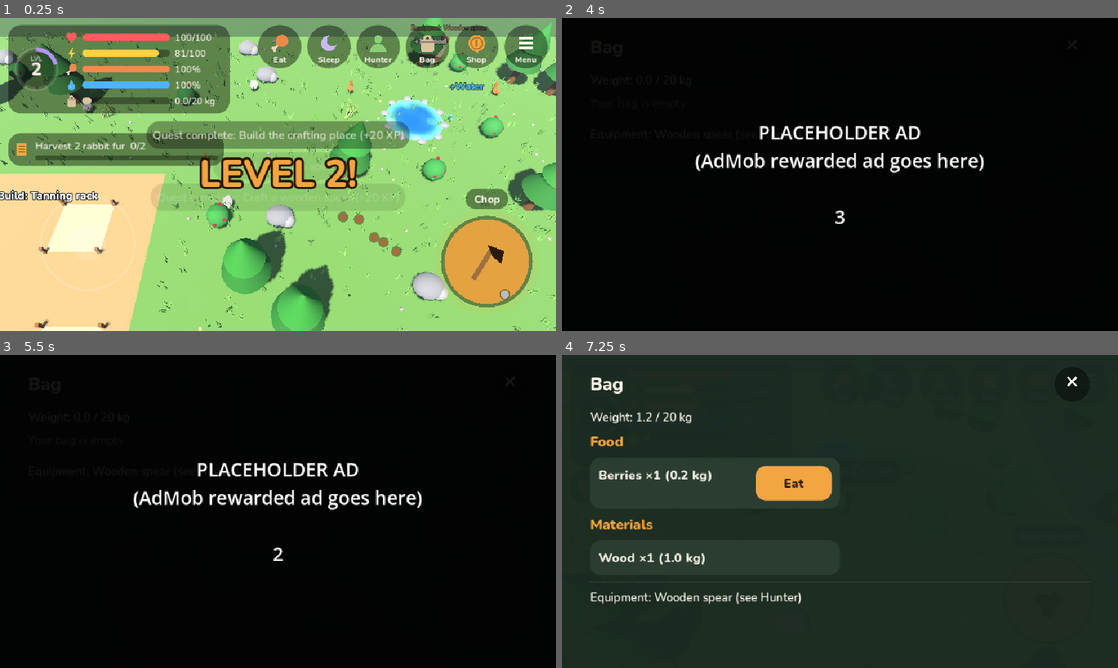
Above: before the commit, frames 1-4 (two rows, left to right).
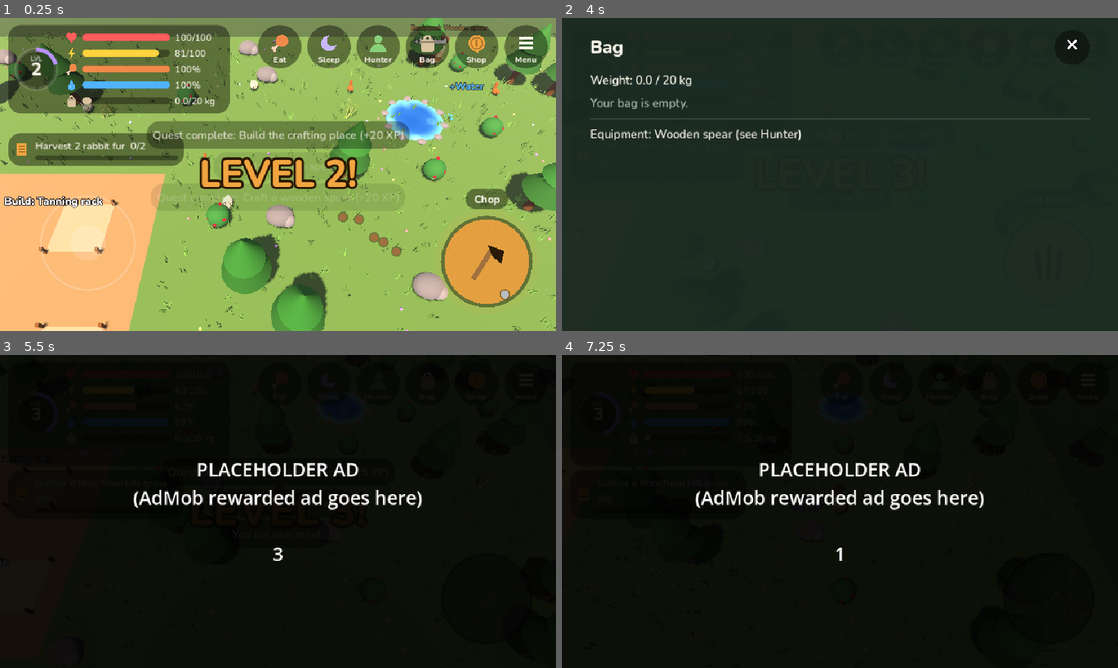
Above: after the commit, the same moments.

Repository: kallistesoft/huntingGame
Game: Godot game, scene res://tests/smoke_test.tscn
Same seed, same stepped clock (60 frames per second), same inputs: the game is played once before the commit and once after it. This scene is started directly instead of the project's main scene.
Inputs (mouse positions are in pixels of both pictures, inside the frame that each line leads up to):
- Up to frame 1 (0.25 s): no input
- Up to frame 2 (4 s): click (840, 46) at 0.5 s; click (890, 46) at 1.25 s; click (890, 46) at 2 s; click (940, 46) at 2.77 s; click (990, 46) at 3.52 s
- Up to frame 3 (5.5 s): click (478, 383) at 4.27 s; click (528, 383) at 5.02 s
- Up to frame 4 (7.25 s): tap Enter at 5.75 s; move the mouse to (962, 495) at 5.77 s; hold D 5.78-6.5 s; tap E at 5.85 s; click (962, 495) at 5.92 s; tap Space at 6.02, 6.32 s; click (795, 483) at 6.5 s, where only the run before the commit has a clickable "Eat"

The runs differ from the first frame. In frame 1, 66% of the frame differs, in the area x 0-100%, y 0-100%; in frame 2, 99%; in frame 3, less than 0.1%; in frame 4, 99%.

Commit message:
Feel pass: sounds, day/night cycle, trees fade in front of the hunter, HUD layout
- Ten placeholder sound effects synthesised by tools/gen_sounds.py (stdlib
  only) into assets/sounds; a pooled Sfx autoload plays them from the fx
  hooks, buttons, level-ups, damage and eating. Menu toggle, saved.
- A 12-minute day/night cycle driven by the clock: sun angle, sky, ambient
  and fog blend between dawn, noon, dusk and night; night stays readable.
  Dev menu button moves the clock forward.
- Trees and tall grass standing between the camera and the hunter turn
  see-through (GeometryInstance3D.transparency, smoothed).
- Quest and pinned cards are narrower with wrapping text and station
  labels sit lower, so the House label no longer hides under the HUD.
- Smoke test: sounds load, daylight stays lit at every phase, dev clock
  offset reaches night, a tree in front of the hunter fades and recovers.

Co-Authored-By: Claude Fable 5.1 <noreply@anthropic.com>

Diff:
--- a/project.godot
+++ b/project.godot
@@ -21,6 +21,7 @@
 AdService="*res://scripts/autoload/ad_service.gd"
 StoreService="*res://scripts/autoload/store_service.gd"
 Game="*res://scripts/autoload/game_state.gd"
+Sfx="*res://scripts/autoload/sfx.gd"
 
 [display]
 
--- a/scripts/autoload/game_state.gd
+++ b/scripts/autoload/game_state.gd
@@ -41,6 +41,8 @@
 var player_position := Vector2.ZERO
 var has_player_position := false
 var visited_zones := [] # zone ids the hunter has set foot in
+var sounds_on := true
+var time_offset := 0.0 # dev: shifts the day/night clock (not saved)
 var pinned_recipe := "" # recipe followed on the HUD, or ""
 var seen_recipes := [] # recipe ids the player has seen unlocked (for the NEW badge)
 
@@ -352,6 +354,7 @@
 		return
 	amount *= 1.0 - gear_stat("body", "armor", 0.0)
 	notify("%s -%d health" % [source, amount])
+	Sfx.play("hurt")
 	_lose_health(amount)
 
 
@@ -542,6 +545,7 @@
 		notify("You eat %s: +%d health." % [Data.item_name(id).to_lower(), item["heal"]])
 	else:
 		notify("You eat %s." % Data.item_name(id).to_lower())
+	Sfx.play("eat")
 	changed.emit()
 
 
@@ -972,6 +976,7 @@
 	pinned_recipe = ""
 	seen_recipes = []
 	visited_zones = [Data.ZONES[0]["id"]]
+	sounds_on = true
 
 
 func save_game() -> void:
@@ -988,6 +993,7 @@
 		"bosses_defeated": bosses_defeated, "demo_done": demo_done,
 		"player_position": [player_position.x, player_position.y],
 		"pinned_recipe": pinned_recipe, "seen_recipes": seen_recipes, "visited_zones": visited_zones,
+		"sounds_on": sounds_on,
 	}
 	var f := FileAccess.open(SAVE_PATH, FileAccess.WRITE)
 	if f == null:
@@ -1064,6 +1070,7 @@
 			visited_zones.append(id)
 	if not data.has("visited_zones") and level >= Data.ZONES[1]["unlock"]["level"]:
 		visited_zones.append(Data.ZONES[1]["id"]) # older save: the forest was already open
+	sounds_on = bool(data.get("sounds_on", true))
 	pinned_recipe = str(data.get("pinned_recipe", ""))
 	if not Data.RECIPES.has(pinned_recipe):
 		pinned_recipe = ""
@@ -1143,3 +1150,16 @@
 	_check_quest()
 	changed.emit()
 	save_game()
+
+
+func toggle_sounds() -> void:
+	sounds_on = not sounds_on
+	if sounds_on:
+		Sfx.play("ui_tap")
+	changed.emit()
+	save_game()
+
+
+func dev_advance_time(seconds: float) -> void:
+	time_offset += seconds
+	changed.emit()
--- /dev/null
+++ b/scripts/autoload/sfx.gd
@@ -0,0 +1,46 @@
+extends Node
+## Sound effects: Sfx.play("hit"). Streams are the placeholder WAVs in
+## assets/sounds (made by tools/gen_sounds.py), played from a small pool of
+## players so overlapping sounds don't cut each other off. Game.sounds_on
+## mutes everything.
+
+const DIR := "res://assets/sounds/"
+const POOL := 8
+const VOLUME_DB := -8.0
+
+var _streams := {}
+var _players: Array[AudioStreamPlayer] = []
+var _next := 0
+
+
+func _ready() -> void:
+	for i in POOL:
+		var p := AudioStreamPlayer.new()
+		p.volume_db = VOLUME_DB
+		p.bus = "Master"
+		add_child(p)
+		_players.append(p)
+
+
+## Plays a named sound; pitch_jitter randomises the pitch a little so the
+## same sound twice in a row doesn't sound mechanical.
+func play(name: String, pitch_jitter := 0.08) -> void:
+	if Game.get("sounds_on") == false:
+		return
+	var stream := _stream(name)
+	if stream == null:
+		return
+	var p := _players[_next]
+	_next = (_next + 1) % POOL
+	p.stream = stream
+	p.pitch_scale = 1.0 + randf_range(-pitch_jitter, pitch_jitter)
+	p.play()
+
+
+func _stream(name: String) -> AudioStream:
+	if not _streams.has(name):
+		var path := DIR + name + ".wav"
+		_streams[name] = load(path) if ResourceLoader.exists(path) else null
+		if _streams[name] == null:
+			push_warning("Sfx: no sound named '%s'" % name)
+	return _streams[name]
--- a/scripts/ui/hud.gd
+++ b/scripts/ui/hud.gd
@@ -158,7 +158,8 @@
 	add_child(column)
 	_quest_card = PanelContainer.new()
 	_quest_card.theme_type_variation = "Pill"
-	_quest_card.custom_minimum_size = Vector2(368, 0)
+	_quest_card.custom_minimum_size = Vector2(300, 0)
+	_quest_card.size.x = 300
 	_quest_card.mouse_filter = Control.MOUSE_FILTER_IGNORE
 	column.add_child(_quest_card)
 	var row := HBoxContainer.new()
@@ -176,6 +177,8 @@
 	row.add_child(col)
 	_quest_label = Label.new()
 	_quest_label.add_theme_font_size_override("font_size", 17)
+	_quest_label.autowrap_mode = TextServer.AUTOWRAP_WORD_SMART
+	_quest_label.custom_minimum_size = Vector2(230, 0)
 	col.add_child(_quest_label)
 	_quest_bar = ProgressBar.new()
 	_quest_bar.custom_minimum_size = Vector2(0, 8)
@@ -186,7 +189,7 @@
 	# Pinned recipe: what you still need for it, updated as you gather.
 	_pinned_card = PanelContainer.new()
 	_pinned_card.theme_type_variation = "Pill"
-	_pinned_card.custom_minimum_size = Vector2(368, 0)
+	_pinned_card.custom_minimum_size = Vector2(300, 0)
 	_pinned_card.mouse_filter = Control.MOUSE_FILTER_IGNORE
 	_pinned_card.visible = false
 	column.add_child(_pinned_card)
@@ -205,6 +208,8 @@
 	prow.add_child(pcol)
 	_pinned_label = Label.new()
 	_pinned_label.add_theme_font_size_override("font_size", 17)
+	_pinned_label.autowrap_mode = TextServer.AUTOWRAP_WORD_SMART
+	_pinned_label.custom_minimum_size = Vector2(230, 0)
 	pcol.add_child(_pinned_label)
 	_pinned_chips = HFlowContainer.new()
 	_pinned_chips.add_theme_constant_override("h_separation", 6)
@@ -570,6 +575,7 @@
 
 func _on_level_up(level: int) -> void:
 	_banner.text = "LEVEL %d!" % level
+	Sfx.play("level_up", 0.0)
 	_banner.visible = true
 	_banner.pivot_offset = _banner.size / 2.0
 	_banner.scale = Vector2.ONE * 0.3
--- a/scripts/ui/panel.gd
+++ b/scripts/ui/panel.gd
@@ -546,6 +546,7 @@
 	_label("Hunting Game — proof of concept v%s" % ProjectSettings.get_setting("application/config/version"))
 	_label("Move with the left side of the screen (or WASD). Tap the round button (or Space) to chop, mine, pick, drink, hunt or open a camp station. Hold it to repeat.", Style.MUTED, 18)
 	_separator()
+	_row("Sounds: %s" % ("on" if Game.sounds_on else "off"), [["Turn off" if Game.sounds_on else "Turn on", true, Game.toggle_sounds]])
 	_row("Progress is saved every few seconds.", [["Save now", true, func() -> void:
 		Game.save_game()
 		Game.notify("Saved.")]])
@@ -575,6 +576,7 @@
 		levels.append(["Lv %d" % l, Game.level != l, Game.dev_set_level.bind(l)])
 	_row("Level %d" % Game.level, levels)
 	_row("Finish every running timer now.", [["Finish", true, Game.dev_finish_timers]])
+	_row("Day/night: move the clock forward.", [["+3 min", true, Game.dev_advance_time.bind(180.0)]])
 	_row("Forget which recipes you have seen (NEW badges come back).", [["Reset", true, Game.dev_reset_seen]])
 	for id in Data.BOSSES:
 		_row("%s: %s" % [Data.BOSSES[id]["name"], "defeated" if Game.bosses_defeated.has(id) else "alive"],
--- a/scripts/ui/style.gd
+++ b/scripts/ui/style.gd
@@ -110,6 +110,8 @@
 	c.resized.connect(func() -> void: c.pivot_offset = c.size / 2.0)
 	c.pivot_offset = c.size / 2.0
 	if c is BaseButton:
-		c.button_down.connect(func() -> void: c.create_tween().tween_property(c, "scale", Vector2.ONE * 0.9, 0.06))
+		c.button_down.connect(func() -> void:
+			Sfx.play("ui_tap", 0.15)
+			c.create_tween().tween_property(c, "scale", Vector2.ONE * 0.9, 0.06))
 		c.button_up.connect(func() -> void:
 			c.create_tween().tween_property(c, "scale", Vector2.ONE, 0.18).set_trans(Tween.TRANS_BACK).set_ease(Tween.EASE_OUT))
--- a/scripts/world/main.gd
+++ b/scripts/world/main.gd
@@ -10,6 +10,7 @@
 const WORLD_SEED := 7
 const CAMERA_OFFSET := Vector3(0, 13, 9) # above and behind the hunter
 const CAMERA_FOLLOW := 6.0
+const DAY_SECONDS := 720.0 # one full day/night cycle, real time
 
 const Shapes := preload("res://scripts/world/shapes.gd")
 const Fx := preload("res://scripts/world/fx.gd")
@@ -27,6 +28,9 @@
 var player: Node3D
 var hud: Control
 var camera: Camera3D
+var sun: DirectionalLight3D
+var env: Environment
+var _sky_material: ProceduralSkyMaterial
 var _rng := RandomNumberGenerator.new()
 var _shake := 0.0
 var _taken: Array[Vector3] = [] # x, z, radius of placed props, to keep them apart
@@ -115,6 +119,57 @@
 
 func _process(delta: float) -> void:
 	_place_camera(minf(1.0, CAMERA_FOLLOW * delta))
+	_update_daylight()
+
+
+## Where we are in the day, 0..1: 0 dawn, 0.25 noon, 0.5 dusk, 0.75 midnight.
+## Driven by the clock (plus a dev offset) so it's the same across launches.
+func day_phase() -> float:
+	return fposmod((Game.now() + Game.time_offset) / DAY_SECONDS, 1.0)
+
+
+## Four key looks blended around the clock. Night keeps about half the
+## light with a blue tint so the game stays readable.
+const DAYLIGHT := [
+	# phase, sun energy, sun colour, ambient colour, ambient energy, sky top, sky horizon, fog
+	[0.0, 0.8, Color(1.0, 0.8, 0.6), Color(0.8, 0.7, 0.75), 0.45, Color(0.55, 0.55, 0.8), Color(0.95, 0.75, 0.6), Color(0.85, 0.7, 0.65)],   # dawn
+	[0.25, 1.25, Color(1.0, 0.95, 0.85), Color(0.72, 0.78, 0.9), 0.5, Color(0.32, 0.55, 0.85), Color(0.78, 0.86, 0.92), Color(0.72, 0.82, 0.9)], # noon
+	[0.5, 0.85, Color(1.0, 0.7, 0.5), Color(0.8, 0.65, 0.7), 0.45, Color(0.4, 0.4, 0.75), Color(0.95, 0.65, 0.5), Color(0.8, 0.62, 0.6)],     # dusk
+	[0.75, 0.55, Color(0.6, 0.7, 1.0), Color(0.45, 0.55, 0.85), 0.5, Color(0.08, 0.1, 0.25), Color(0.25, 0.3, 0.5), Color(0.3, 0.35, 0.55)],   # night
+]
+
+
+## The blended look for a phase: [sun energy, sun colour, ambient colour,
+## ambient energy, sky top, sky horizon, fog].
+static func daylight_at(phase: float) -> Array:
+	var n := DAYLIGHT.size()
+	for i in n:
+		var a: Array = DAYLIGHT[i]
+		var b: Array = DAYLIGHT[(i + 1) % n]
+		var end: float = b[0] if i + 1 < n else 1.0
+		if phase >= a[0] and phase < end:
+			var t: float = (phase - a[0]) / (end - a[0])
+			t = t * t * (3.0 - 2.0 * t) # smooth step
+			var out := []
+			for k in range(1, a.size()):
+				out.append(lerp(a[k], b[k], t))
+			return out
+	return DAYLIGHT[0].slice(1)
+
+
+func _update_daylight() -> void:
+	var phase := day_phase()
+	var look := daylight_at(phase)
+	sun.light_energy = look[0]
+	sun.light_color = look[1]
+	env.ambient_light_color = look[2]
+	env.ambient_light_energy = look[3]
+	_sky_material.sky_top_color = look[4]
+	_sky_material.sky_horizon_color = look[5]
+	env.fog_light_color = look[6]
+	# The sun crosses the sky from dawn to dusk and sits low at night.
+	var angle := -20.0 - 60.0 * sin(phase * TAU) if phase < 0.5 else -30.0
+	sun.rotation_degrees = Vector3(angle, -30 + 60 * phase, 0)
 
 
 func _place_camera(weight: float) -> void:
@@ -135,9 +190,10 @@
 	sky_material.sky_horizon_color = Color(0.78, 0.86, 0.92)
 	sky_material.ground_horizon_color = Color(0.6, 0.66, 0.6)
 	sky_material.ground_bottom_color = Color(0.25, 0.3, 0.22)
+	_sky_material = sky_material
 	var sky := Sky.new()
 	sky.sky_material = sky_material
-	var env := Environment.new()
+	env = Environment.new()
 	env.background_mode = Environment.BG_SKY
 	env.sky = sky
 	env.ambient_light_source = Environment.AMBIENT_SOURCE_COLOR
@@ -158,7 +214,7 @@
 	world_env.environment = env
 	add_child(world_env)
 
-	var sun := DirectionalLight3D.new()
+	sun = DirectionalLight3D.new()
 	sun.rotation_degrees = Vector3(-55, -30, 0)
 	sun.light_energy = 1.25
 	sun.light_color = Color(1.0, 0.95, 0.85)
@@ -219,6 +275,7 @@
 	Fx.float_text(self, top, "+%d %s" % [n, Data.item_name(item)], Style.TEXT)
 	Fx.float_text(self, top + Vector3(0, -0.4, 0), "+%d XP" % xp, Style.XP, 0.12)
 	hud.fly_to_bag(camera.unproject_position(top), color, n)
+	Sfx.play("chop" if item in ["wood", "stone", "iron_ore", "silver_ore"] else "pick")
 	shake(0.05)
 	vibrate(15)
 
@@ -226,10 +283,12 @@
 func fx_drink(node: Node3D) -> void:
 	Fx.burst(self, Vector3(player.position.x, 0.2, player.position.z), Style.WATER, 10, 0.06, 2.0)
 	Fx.float_text(self, player.position + Vector3(0, 2.0, 0), "+Water", Style.WATER)
+	Sfx.play("eat")
 
 
 func fx_hit(node: Node3D) -> void:
 	Fx.burst(self, node.global_position + Vector3(0, 0.4, 0), Color(0.95, 0.92, 0.85), 8, 0.06, 2.0)
+	Sfx.play("hit")
 	shake(0.12)
 	vibrate(30)
 
@@ -243,6 +302,7 @@
 		hud.fly_to_bag(camera.unproject_position(top), Style.ITEM_COLORS.get(item, Color.WHITE), d["drops"][item])
 		line += 1
 	Fx.float_text(self, top + Vector3(0, -0.45, 0), "+%d XP" % Game.xp_with_boost(d["xp"]), Style.XP, 0.12 * line)
+	Sfx.play("kill")
 	shake(0.22)
 	vibrate(60)
 
@@ -251,6 +311,7 @@
 	Fx.burst(self, node.global_position + Vector3(0, 1.0, 0), Style.ACCENT, 24, 0.1, 5.0)
 	Fx.burst(self, node.global_position + Vector3(0, 1.0, 0), Style.ENERGY, 16, 0.07, 4.0)
 	Fx.float_text(self, node.global_position + Vector3(0, 3.2, 0), "Tier %d!" % tier, Style.ACCENT)
+	Sfx.play("build_done", 0.0)
 	shake(0.15)
 	vibrate(40)
 
@@ -258,6 +319,7 @@
 ## A new piece of equipment is worn: a burst on the hunter and its name.
 func _on_crafted(recipe_id: String) -> void:
 	var r: Dictionary = Data.RECIPES[recipe_id]
+	Sfx.play("craft_done", 0.0)
 	if not r.has("tool"):
 		return
 	Fx.burst(self, player.position + Vector3(0, 1.0, 0), Style.ACCENT, 26, 0.1, 4.5)
@@ -276,6 +338,8 @@
 		line += 1
 	Fx.float_text(self, top + Vector3(0, -0.45, 0), "+%d XP" % Game.xp_with_boost(b["xp"]), Style.XP, 0.12 * line)
 	Fx.burst(self, node.global_position + Vector3(0, 1.0, 0), Style.ACCENT, 40, 0.12, 6.0)
+	Sfx.play("kill", 0.0)
+	Sfx.play("level_up", 0.0)
 	shake(0.4)
 	vibrate(150)
 
--- a/scripts/world/resource_node.gd
+++ b/scripts/world/resource_node.gd
@@ -14,6 +14,8 @@
 var _regrow_at := 0.0
 var _full: Node3D # parts hidden once gathered out
 var _empty: Node3D # parts shown once gathered out
+var _fade := 0.0 # 0 solid .. 1 see-through, when standing between the camera and the hunter
+var _fade_meshes: Array[MeshInstance3D] = []
 
 
 func _ready() -> void:
@@ -25,13 +27,38 @@
 	_build_shape()
 	if kind != "pond":
 		remaining = Data.RESOURCES[kind]["amount"]
+	for child in _full.get_children():
+		if child is MeshInstance3D:
+			_fade_meshes.append(child)
 	_refresh()
 
 
-func _process(_delta: float) -> void:
+func _process(delta: float) -> void:
 	if kind != "pond" and remaining <= 0 and Game.now() >= _regrow_at:
 		remaining = Data.RESOURCES[kind]["amount"]
 		_refresh()
+	if kind == "tree" or kind == "grass":
+		_update_fade(delta)
+
+
+## Trees and tall grass between the camera and the hunter go see-through so
+## they don't hide them. The camera sits above and behind (+z), so what is
+## in the way is a bit in front of the hunter on the screen.
+func _update_fade(delta: float) -> void:
+	var hunter := Shapes.flat(world.player)
+	var here := Shapes.flat(self)
+	var dz := here.y - hunter.y
+	var blocking := dz > 0.5 and dz < 7.0 and absf(here.x - hunter.x) < 2.5
+	var target := 0.75 if blocking else 0.0
+	if absf(target - _fade) < 0.01:
+		return
+	_fade = lerpf(_fade, target, minf(1.0, 8.0 * delta))
+	for m in _fade_meshes:
+		m.transparency = _fade
+
+
+func fade_amount() -> float:
+	return _fade
 
 
 func is_available() -> bool:
--- a/scripts/world/station.gd
+++ b/scripts/world/station.gd
@@ -19,12 +19,12 @@
 
 func _ready() -> void:
 	add_to_group("interactable")
-	_label = Shapes.label(self, "", Vector3(0, 3.6 if kind == "house" else 2.6, 0), 40)
+	_label = Shapes.label(self, "", Vector3(0, 3.3 if kind == "house" else 2.2, 0), 40)
 	if kind == "board":
 		_build_board()
 		_label.text = "Quests"
 	else:
-		_build_bar(4.4 if kind == "house" else 3.4)
+		_build_bar(4.1 if kind == "house" else 3.0)
 	Game.changed.connect(_refresh)
 	_refresh()
 
--- a/tests/smoke_test.gd
+++ b/tests/smoke_test.gd
@@ -23,6 +23,7 @@
 	await _test_hunt()
 	await _test_energy_sleep_and_ad()
 	await _test_pack_and_storage()
+	await _test_feel()
 	await _test_batch_pin_and_speed_up()
 	await _test_panels()
 	_test_collect_quest()
@@ -172,6 +173,31 @@
 	Game.hunger = 50.0
 	Game.eat_best()
 	check(Game.hunger > 50.0, "ate meat")
+
+
+func _test_feel() -> void:
+	print("Sounds, day/night, tree fade")
+	for name in ["chop", "pick", "hit", "kill", "build_done", "craft_done", "level_up", "ui_tap", "hurt", "eat"]:
+		Sfx.play(name)
+	check(Sfx._streams.size() == 10 and not Sfx._streams.values().has(null), "all ten sounds load and play")
+	Game.toggle_sounds()
+	check(not Game.sounds_on, "sounds can be turned off")
+	Game.toggle_sounds()
+	for phase in [0.0, 0.2, 0.5, 0.75, 0.99]:
+		var look: Array = world.daylight_at(phase)
+		check(look.size() == 7 and look[0] >= 0.45 and look[3] >= 0.4, "daylight at phase %.2f keeps the world lit (sun %.2f)" % [phase, look[0]])
+	Game.time_offset = 0.0
+	Game.time_offset = world.DAY_SECONDS * 0.75 - fposmod(Game.now(), world.DAY_SECONDS)
+	await _frames(2)
+	check(absf(world.day_phase() - 0.75) < 0.01 and world.sun.light_energy < 0.7, "dev clock offset reaches midnight and dims the sun")
+	Game.time_offset = 0.0
+	var tree := _nearest(func(n: Node) -> bool: return n.get("kind") == "tree")
+	player.position = tree.position + Vector3(0.3, 0, -3.0) # tree between hunter and camera
+	await get_tree().create_timer(0.6).timeout
+	check(tree.fade_amount() > 0.4, "a tree in front of the hunter fades out")
+	player.position = tree.position + Vector3(0.3, 0, 4.0)
+	await get_tree().create_timer(0.6).timeout
+	check(tree.fade_amount() < 0.3, "it turns solid again once out of the way")
 
 
 func _test_batch_pin_and_speed_up() -> void:
Not shown, added: assets/sounds/build_done.wav.import
Not shown, added: assets/sounds/chop.wav.import
Not shown, added: assets/sounds/craft_done.wav.import
Not shown, added: assets/sounds/eat.wav.import
Not shown, added: assets/sounds/hit.wav.import
Not shown, added: assets/sounds/hurt.wav.import
Not shown, added: assets/sounds/kill.wav.import
Not shown, added: assets/sounds/level_up.wav.import
Not shown, added: assets/sounds/pick.wav.import
Not shown, added: assets/sounds/ui_tap.wav.import
Not shown, added: scripts/autoload/sfx.gd.uid
Not shown, changed: CLAUDE.md
(and 10 more such lines)
